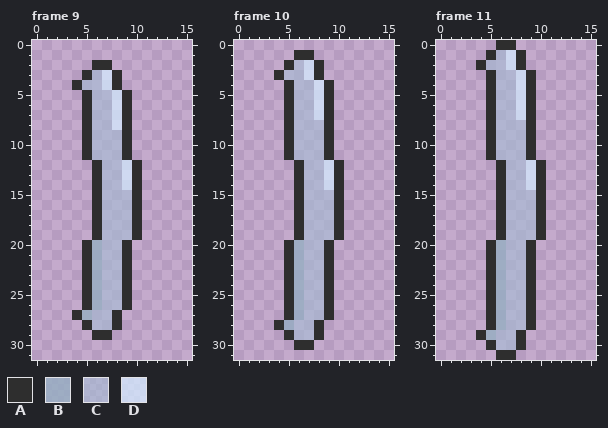
One commit to this pixel-art file: Assets/Sprites/UI/birdingTrigger.aseprite. The picture above was drawn from the file before the commit.
16x32 pixels, 11 frames. Shown: frame 9, frame 10, frame 11. The commit also changed other frames, which this record leaves out.
Palette (. is transparent): A #2e2e2e  B #97adc2d9  C #a5bdd49a  D #d2e8fcc2
The result:
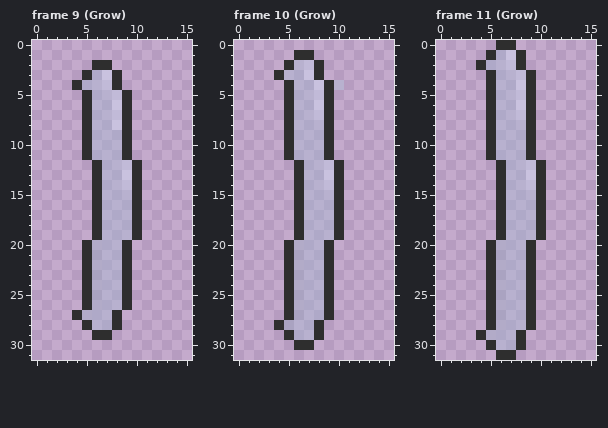
The commit says: Updated birding game to use better sprites
The exact change:
colour B: #97adc2d9 -> #97adc264
colour C: #a5bdd49a -> #a5bdd464
colour D: #d2e8fcc2 -> #d2e8fc64
Changed rows in their new state; - is a pixel that keeps its letter.
Frame 10 (Grow):
first column x 10:
 4 C
Boxes around the changes in both pictures, in picture pixels (x1, y1, x2, y2):
changed: (82, 70, 132, 330)
changed: (284, 60, 344, 340)
changed: (486, 50, 536, 350)
